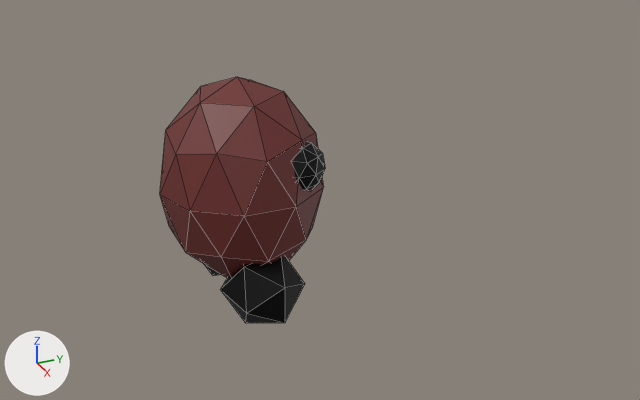
Two versions of the glTF model public/models/azuki.glb, one commit apart.
The view is the same before and after, from a 50 mm camera at (9.29, -3.15, 5.62) aimed at (0.14, 0.96, 1.04). The axes (+X, +Y, +Z) are drawn at lower left. The lights are the same throughout. Mesh edges are drawn as thin lines. Where no turn or scale is listed for an object, it has been applied to the vertices.

Objects in the first picture: 'Body', 'Eye.R', 'Leg.R'.
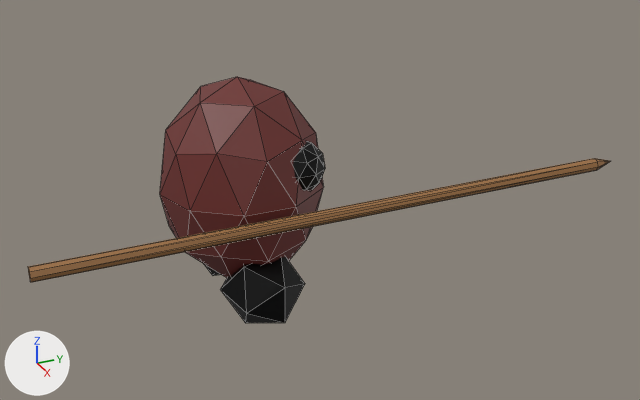
Commit message: Give spear to azuki

The change, as a diff of the scene's bpy script:
```diff
--- a/public/models/azuki.glb.py
+++ b/public/models/azuki.glb.py
@@ mat_brown @@
+mat_brown = principled_material('Brown')
+mat_brown.base_color = (0.334, 0.158, 0.0526)  # brown #9c6f41
@@ me_circle_001 @@
+me_circle_001.from_pydata(...)  # 24 vertices, 44 faces; spans x -0.08..0.08, y 0.0..7.28, z -0.08..0.08
+me_circle_001.materials.append(mat_brown)  # brown #9c6f41
@@ ob_spear @@
+ob_spear = bpy.data.objects.new('Spear', me_circle_001)
+ob_spear.location = (1.102, -2.618, 1.305)
```

What differs and where, as boxes [x1, y1, x2, y2] in the pictures (640 x 400 px):
'Spear', added (brown): after [28, 158, 611, 282]
